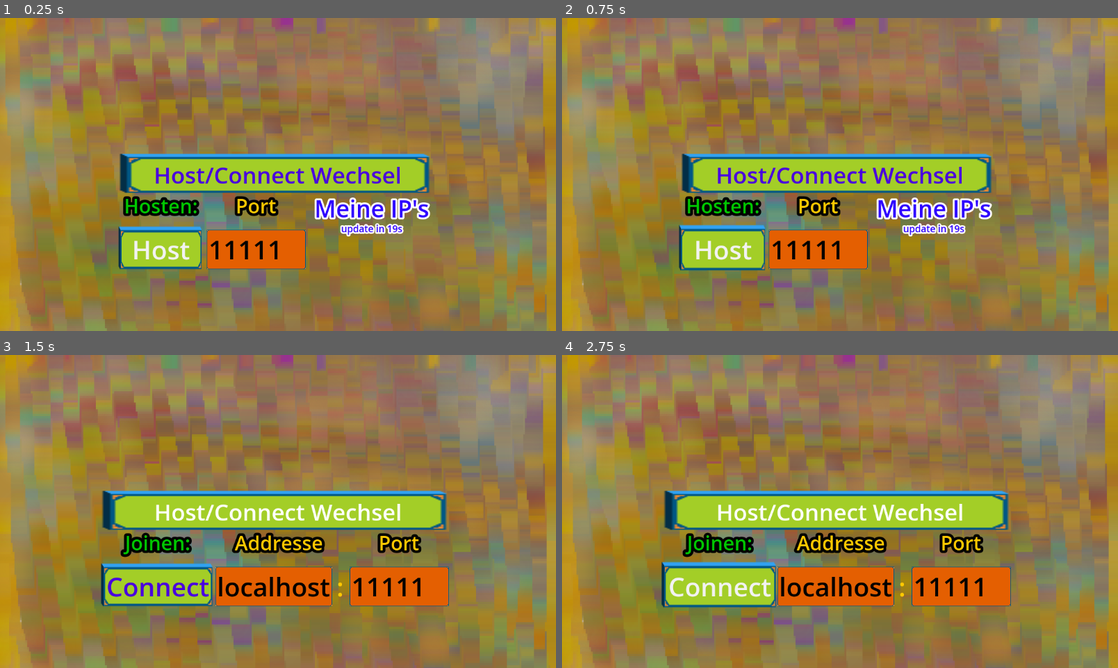
Above: before the commit, frames 1-4 (two rows, left to right).
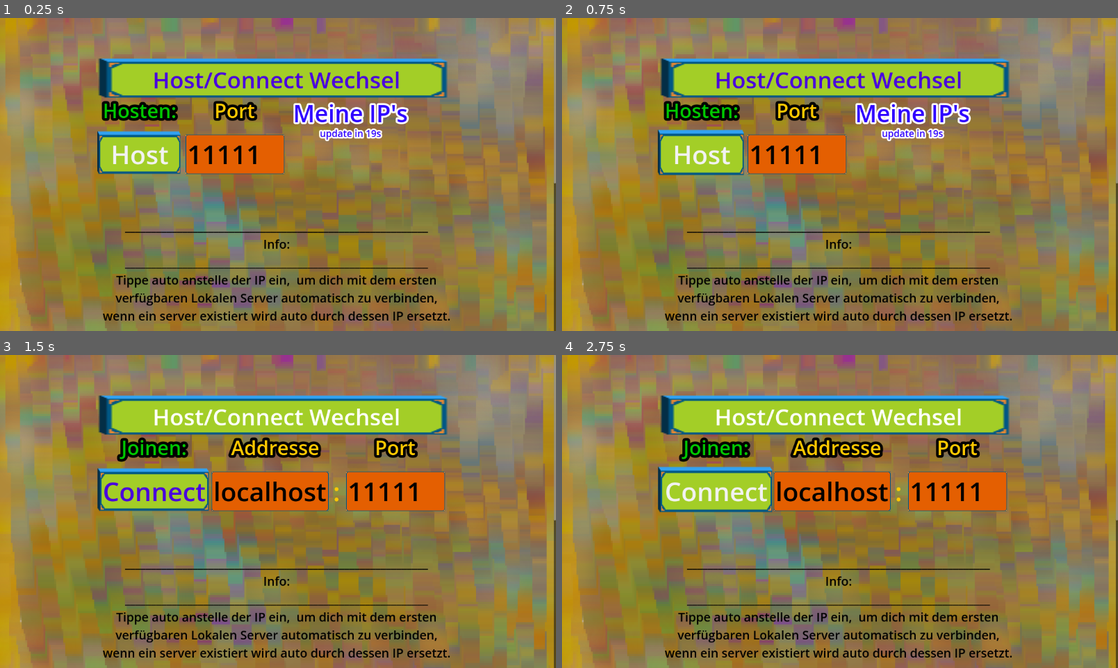
Above: after the commit, the same moments.

Repository: NIK-98/Paint_The_Ground
Game: Godot game, scene res://sceens/main.tscn
Same seed, same stepped clock (60 frames per second), same inputs: the game is played once before the commit and once after it.
Inputs:
- Up to frame 1 (0.25 s): no input
- Up to frame 2 (0.75 s): click "Host" at 0.5 s
- Up to frame 3 (1.5 s): click "Host/Connect Wechsel" at 1.25 s
- Up to frame 4 (2.75 s): click "Connect" at 2 s

The runs differ from the first frame. In frame 1, 29% of the frame differs, in the area x 17-100%, y 0-100%; in frame 2, 30%; in frame 3, 34%; in frame 4, 34%.

Commit message:
linux anzeige probleme behoben

Diff:
--- a/scripts/Grafik.gd
+++ b/scripts/Grafik.gd
@@ -37,7 +37,7 @@
 	if not loaded:
 		loaded = true
 		name = "Grafik"
-		if OS.get_name() == "Windows" or OS.get_name() == "linux":
+		if OS.get_name() == "Windows" or OS.get_name() == "Linux":
 			for i in Resolutions.keys():
 				if i == str(DisplayServer.screen_get_size().x,"x",DisplayServer.screen_get_size().y, " Gerät"):
 					break
@@ -137,7 +137,7 @@
 
 func _on_reset_pressed():
 	Global.ui_sound = true
-	if OS.get_name() == "Windows" or OS.get_name() == "linux":
+	if OS.get_name() == "Windows" or OS.get_name() == "Linux":
 		option_button.visible = false
 		full_screen.set_pressed_no_signal(true)
 		_on_full_screen_toggled(true)
--- a/scripts/level.gd
+++ b/scripts/level.gd
@@ -34,7 +34,7 @@
 @export var playerlist = []
 
 func _ready():
-	if OS.get_name() == "Windows" or OS.get_name() == "linux":
+	if OS.get_name() == "Windows" or OS.get_name() == "Linux":
 		$CanvasLayer/Labelzoom.visible = false
 	$loby/CenterContainer/VBoxContainer/name_input.visible = true
 	$loby/CenterContainer/VBoxContainer/Enter.visible = true
--- a/scripts/ui.gd
+++ b/scripts/ui.gd
@@ -53,7 +53,7 @@
 	udp_client.set_dest_address("255.255.255.255", udp_port)
 	if OS.get_name() == "Android" or OS.get_name() == "iOS":
 		$Panel/CenterContainer/Net/Info.visible = true
-	if OS.get_name() == "Windows" or OS.get_name() == "linux":
+	if OS.get_name() == "Windows" or OS.get_name() == "Linux":
 		$Panel/CenterContainer/Net/InfoPC.visible = true
 
 
@@ -137,7 +137,7 @@
 	var interfaces = IP.get_local_interfaces()
 	local_address = []
 	for iface in interfaces:
-		if ((OS.get_name() == "linux" or OS.get_name() == "Android" or OS.get_name() == "IOS") and not iface["name"].begins_with("lo")) or ((OS.get_name() == "Windows") and not iface["friendly"].begins_with("v")):
+		if ((OS.get_name() == "Linux" or OS.get_name() == "Android" or OS.get_name() == "IOS") and not iface["name"].begins_with("lo")) or ((OS.get_name() == "Windows") and not iface["friendly"].begins_with("v")):
 			var addr = iface["addresses"]
 			for a in addr:
 				local_address.append(a)
